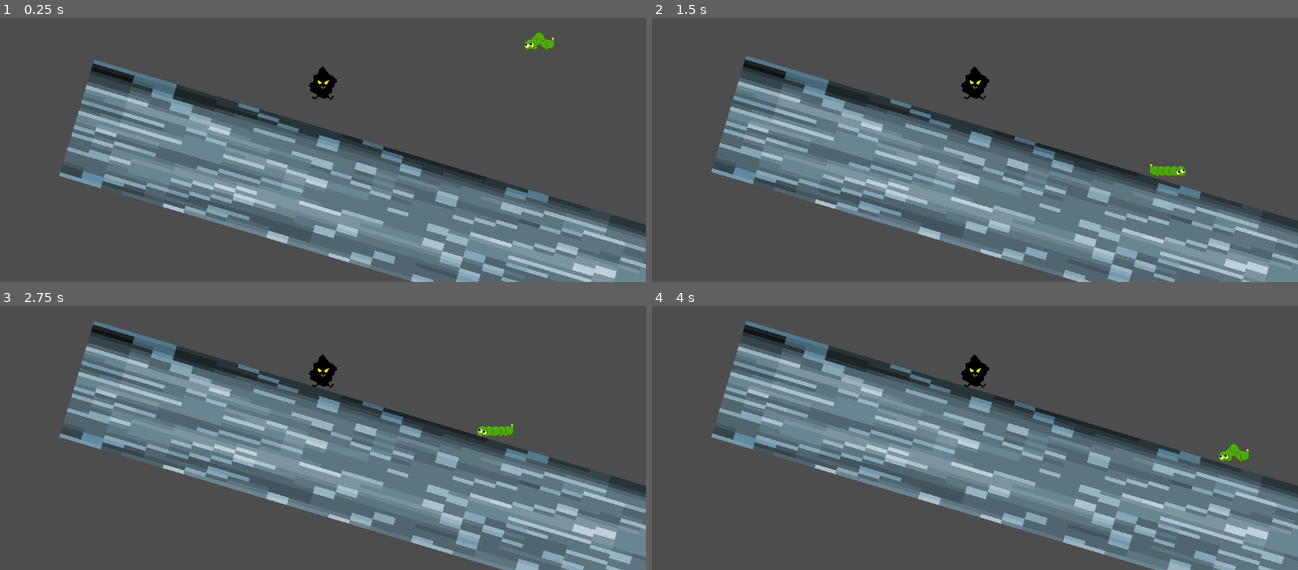
Above: before the commit, frames 1-4 (two rows, left to right).
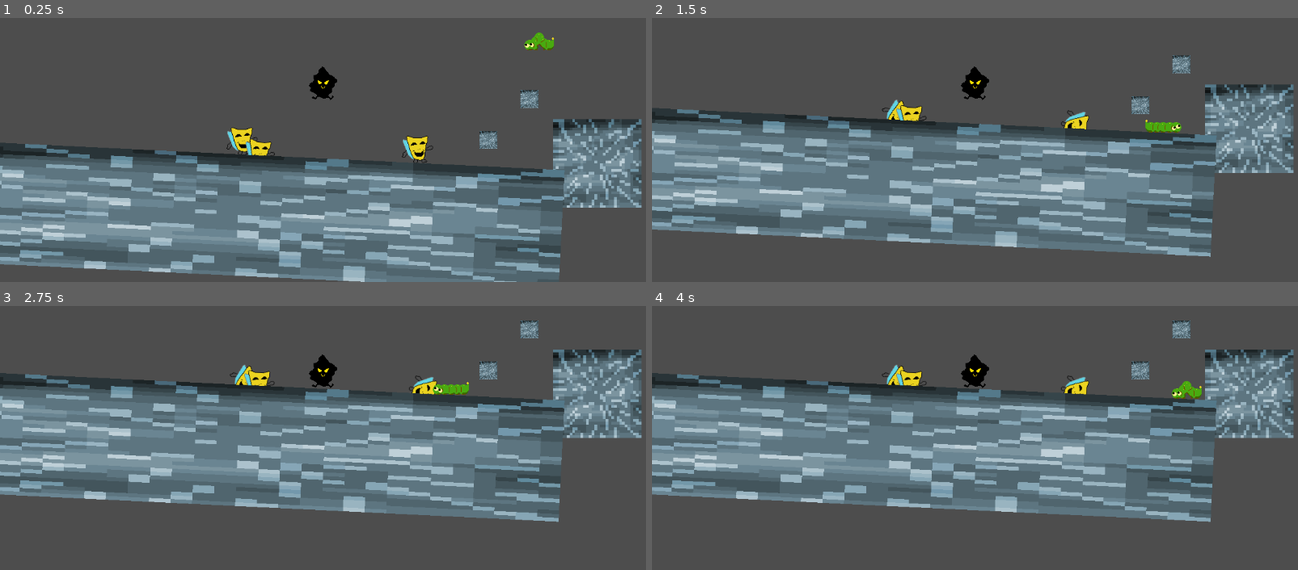
Above: after the commit, the same moments.

Repository: 6dam/ggj2026
Game: Godot game, scene res://Scenes/main.tscn
Two runs of this game, one before a commit and one after it. Both use one fixed random seed, a clock stepped at 60 frames per second and the inputs below.
Inputs:
- Up to frame 1 (0.25 s): no input
- Up to frame 2 (1.5 s): hold X (mask_right, bound only after the commit) from 0.53 s (still down); tap Up (jump) at 0.77 s
- Up to frame 3 (2.75 s): tap Up (jump) at 1.52 s; release X (mask_right, bound only after the commit) at 2.03 s; hold Z (mask_left, bound only after the commit) from 2.03 s (still down)
- Up to frame 4 (4 s): release Z (mask_left, bound only after the commit) at 2.78 s; hold X (mask_right, bound only after the commit) from 2.78 s (still down); tap Up (jump) at 3.02, 3.77 s

The runs differ from the first frame. In frame 1, 44% of the frame differs, in the area x 0-100%, y 15-100%; in frame 2, 42%; in frame 3, 45%; in frame 4, 45%, in the area x 0-100%, y 5-100%.

Commit message:
character controller and masks

Diff:
--- /dev/null
+++ b/ggj-2026/Scenes/main.gd
@@ -0,0 +1,11 @@
+extends Node
+
+var player
+# Called when the node enters the scene tree for the first time.
+func _ready() -> void:
+	pass # Replace with function body.
+
+
+# Called every frame. 'delta' is the elapsed time since the previous frame.
+func _process(delta: float) -> void:
+	pass
--- a/ggj-2026/Scenes/main.tscn
+++ b/ggj-2026/Scenes/main.tscn
@@ -1,10 +1,13 @@
 [gd_scene format=3 uid="uid://bk0yujgr3nlxs"]
 
 [ext_resource type="PackedScene" uid="uid://chbb8elixtrlj" path="res://Scenes/player_scene.tscn" id="1_jjgbg"]
+[ext_resource type="Script" uid="uid://bb72m1hyrp807" path="res://Scenes/main.gd" id="1_jjvhh"]
+[ext_resource type="PackedScene" uid="uid://mxyhyqbwsr76" path="res://Scenes/template_mask.tscn" id="2_8gbba"]
 [ext_resource type="PackedScene" uid="uid://vujb1ae7wu24" path="res://Scenes/wall_cube.tscn" id="2_bo1nx"]
 [ext_resource type="PackedScene" uid="uid://bo0cgqrnedm8k" path="res://Scenes/worm.tscn" id="3_8gbba"]
 
 [node name="main" type="Node2D" unique_id=177634896]
+script = ExtResource("1_jjvhh")
 
 [node name="levelContainer" type="Node2D" parent="." unique_id=1895054656]
 
@@ -13,32 +16,41 @@
 [node name="playerScene" parent="entityContainer" unique_id=1882959398 instance=ExtResource("1_jjgbg")]
 position = Vector2(-436, 122)
 
+[node name="templateMask" parent="entityContainer" unique_id=1053501653 instance=ExtResource("2_8gbba")]
+position = Vector2(-271, 204)
+
+[node name="templateMask2" parent="entityContainer" unique_id=15028139 instance=ExtResource("2_8gbba")]
+position = Vector2(-584, 189)
+
+[node name="templateMask3" parent="entityContainer" unique_id=1049253443 instance=ExtResource("2_8gbba")]
+position = Vector2(-555, 224)
+
 [node name="wallCube" parent="." unique_id=1598988486 instance=ExtResource("2_bo1nx")]
-position = Vector2(248, 242)
+position = Vector2(-68, 148)
 
 [node name="wallCube7" parent="." unique_id=1779075471 instance=ExtResource("2_bo1nx")]
-position = Vector2(175, 315)
+position = Vector2(-141, 221)
 
 [node name="wallCube2" parent="." unique_id=1978720907 instance=ExtResource("2_bo1nx")]
-position = Vector2(369.00003, 357)
+position = Vector2(53.00003, 263)
 scale = Vector2(4.941392, 4.941392)
 
 [node name="wallCube3" parent="." unique_id=662733503 instance=ExtResource("2_bo1nx")]
-position = Vector2(547.00006, 234)
+position = Vector2(231.00009, 140)
 scale = Vector2(1.8879838, 1.8879838)
 
 [node name="wallCube5" parent="." unique_id=1211696998 instance=ExtResource("2_bo1nx")]
-position = Vector2(908.00006, 304.00003)
+position = Vector2(592.00006, 210.00003)
 rotation = -0.1549026
 scale = Vector2(6.816502, 6.816502)
 
 [node name="wallCube6" parent="." unique_id=115754497 instance=ExtResource("2_bo1nx")]
-position = Vector2(-285, 358)
-rotation = 0.29141644
+position = Vector2(-626, 353.00003)
+rotation = 0.048724964
 scale = Vector2(38.508583, 6.777675)
 
 [node name="wallCube4" parent="." unique_id=2064495232 instance=ExtResource("2_bo1nx")]
-position = Vector2(708.00006, 281)
+position = Vector2(392.0001, 187)
 scale = Vector2(1.8879838, 1.8879838)
 
 [node name="worm" parent="." unique_id=2023631 instance=ExtResource("3_8gbba")]
--- a/ggj-2026/Scenes/player_scene.gd
+++ b/ggj-2026/Scenes/player_scene.gd
@@ -1,11 +1,36 @@
 extends CharacterBody2D
-
 
 const SPEED = 300.0
 const JUMP_VELOCITY = -400.0
 
+var leftMask
+var rightMask
+var leftMaskButtonTime = 0.0
+var rightMaskButtonTime = 0.0
+var buttonPressTime = 0.8
+@onready var leftMarker = $leftMarker2d
+@onready var rightMarker = $rightMarker2d
+
+func _ready() -> void:
+	main.player = self
 
 func _physics_process(delta: float) -> void:
+	#mask swapping logic - determines if the button has been held long enough and calls the corresponding func
+	if Input.is_action_pressed("mask_left"):
+		leftMaskButtonTime += delta
+	else:
+		leftMaskButtonTime = 0
+	if leftMaskButtonTime >= buttonPressTime:
+		_mask_swap(false)#false for left hand
+		leftMaskButtonTime = -buttonPressTime#additional button wait time after swapping
+	if Input.is_action_pressed("mask_right"):
+		rightMaskButtonTime += delta
+	else:
+		rightMaskButtonTime = 0
+	if rightMaskButtonTime >= buttonPressTime:
+		_mask_swap(true)#true for right hand
+		rightMaskButtonTime = -buttonPressTime#additional button wait time after swapping
+
 	# Add the gravity.
 	if not is_on_floor():
 		velocity += get_gravity() * delta
@@ -23,3 +48,30 @@
 		velocity.x = move_toward(velocity.x, 0, SPEED)
 
 	move_and_slide()
+
+func _mask_use(mask):#func is given the mask name, and does the corresponding action
+	match mask.ability:
+		"none":
+			pass
+		"hover":
+			pass
+
+func _mask_swap(rightHanded):
+	var closestMask = get_closest_mask()
+	if rightHanded:
+		rightMask = closestMask
+		print("Right Swap")
+	if !rightHanded:
+		leftMask = closestMask
+		print("Left Swap")
+
+func get_closest_mask():
+	var overlapArray = $maskDetectorArea2D.get_overlapping_bodies()
+	var closestMask
+	var smallestDistance = 999999
+	for i in overlapArray.size():
+		if overlapArray[i].is_in_group("mask"):
+			if abs(global_position.length() - overlapArray[i].global_position.length()) < smallestDistance:
+				smallestDistance = abs(global_position.length() - overlapArray[i].global_position.length())
+				closestMask = overlapArray[i]
+	return closestMask
--- a/ggj-2026/Scenes/player_scene.tscn
+++ b/ggj-2026/Scenes/player_scene.tscn
@@ -5,6 +5,9 @@
 
 [sub_resource type="CircleShape2D" id="CircleShape2D_7cibt"]
 radius = 20.024984
+
+[sub_resource type="CircleShape2D" id="CircleShape2D_e13mc"]
+radius = 75.00667
 
 [node name="playerScene" type="CharacterBody2D" unique_id=1882959398]
 script = ExtResource("1_7cibt")
@@ -21,3 +24,16 @@
 [node name="AnimationPlayer" type="AnimationPlayer" parent="." unique_id=852639427]
 
 [node name="Camera2D" type="Camera2D" parent="." unique_id=934421074]
+
+[node name="maskDetectorArea2D" type="Area2D" parent="." unique_id=1053031940]
+
+[node name="CollisionShape2D" type="CollisionShape2D" parent="maskDetectorArea2D" unique_id=1518870475]
+position = Vector2(0, -20)
+shape = SubResource("CircleShape2D_e13mc")
+debug_color = Color(0.1882353, 0.8117647, 0, 0.105882354)
+
+[node name="leftMarker2d" type="Marker2D" parent="." unique_id=179324584]
+position = Vector2(-30, -34)
+
+[node name="rightMarker2d" type="Marker2D" parent="." unique_id=1690473776]
+position = Vector2(30, -34)
--- /dev/null
+++ b/ggj-2026/Scenes/template_mask.gd
@@ -0,0 +1,12 @@
+extends Node2D
+
+@export var maskName = "Template"
+var ability
+# Called when the node enters the scene tree for the first time.
+func _ready() -> void:
+	pass # Replace with function body.
+
+
+# Called every frame. 'delta' is the elapsed time since the previous frame.
+func _process(delta: float) -> void:
+	pass
--- /dev/null
+++ b/ggj-2026/Scenes/template_mask.tscn
@@ -0,0 +1,16 @@
+[gd_scene format=3 uid="uid://mxyhyqbwsr76"]
+
+[ext_resource type="Script" uid="uid://bensuur2l5c4o" path="res://Scenes/template_mask.gd" id="1_04nl0"]
+[ext_resource type="Texture2D" uid="uid://bqm7pa2tlhsdb" path="res://Art/brainstorm/mask1.png" id="1_o15ud"]
+
+[sub_resource type="RectangleShape2D" id="RectangleShape2D_04nl0"]
+size = Vector2(16, 16)
+
+[node name="templateMask" type="RigidBody2D" unique_id=1049253443 groups=["mask"]]
+script = ExtResource("1_04nl0")
+
+[node name="Sprite2D" type="Sprite2D" parent="." unique_id=1257596358]
+texture = ExtResource("1_o15ud")
+
+[node name="CollisionShape2D" type="CollisionShape2D" parent="." unique_id=736203194]
+shape = SubResource("RectangleShape2D_04nl0")
--- a/ggj-2026/project.godot
+++ b/ggj-2026/project.godot
@@ -18,6 +18,14 @@
 run/main_scene="uid://bk0yujgr3nlxs"
 config/features=PackedStringArray("4.6", "GL Compatibility")
 config/icon="res://icon.svg"
+
+[autoload]
+
+main="*uid://bb72m1hyrp807"
+
+[global_group]
+
+mask=""
 
 [input]
 
@@ -40,6 +48,18 @@
 , Object(InputEventKey,"resource_local_to_scene":false,"resource_name":"","device":-1,"window_id":0,"alt_pressed":false …(182 unchanged characters)…
 ]
 }
+mask_left={
+"deadzone": 0.2,
+"events": [Object(InputEventKey,"resource_local_to_scene":false,"resource_name":"","device":-1,"window_id":0,"alt_pressed":false,"shift_pressed":false,"ctrl_pressed":false,"meta_pressed":false,"pressed":false,"keycode":0,"physical_keycode":90,"key_label":0,"unicode":122,"location":0,"echo":false,"script":null)
+, Object(InputEventKey,"resource_local_to_scene":false,"resource_name":"","device":-1,"window_id":0,"alt_pressed":false,"shift_pressed":false,"ctrl_pressed":false,"meta_pressed":false,"pressed":false,"keycode":0,"physical_keycode":79,"key_label":0,"unicode":111,"location":0,"echo":false,"script":null)
+]
+}
+mask_right={
+"deadzone": 0.2,
+"events": [Object(InputEventKey,"resource_local_to_scene":false,"resource_name":"","device":-1,"window_id":0,"alt_pressed":false,"shift_pressed":false,"ctrl_pressed":false,"meta_pressed":false,"pressed":false,"keycode":0,"physical_keycode":88,"key_label":0,"unicode":120,"location":0,"echo":false,"script":null)
+, Object(InputEventKey,"resource_local_to_scene":false,"resource_name":"","device":-1,"window_id":0,"alt_pressed":false,"shift_pressed":false,"ctrl_pressed":false,"meta_pressed":false,"pressed":false,"keycode":0,"physical_keycode":80,"key_label":0,"unicode":112,"location":0,"echo":false,"script":null)
+]
+}
 
 [physics]
 
Not shown, added: ggj-2026/Scenes/main.gd.uid
Not shown, added: ggj-2026/Scenes/template_mask.gd.uid
